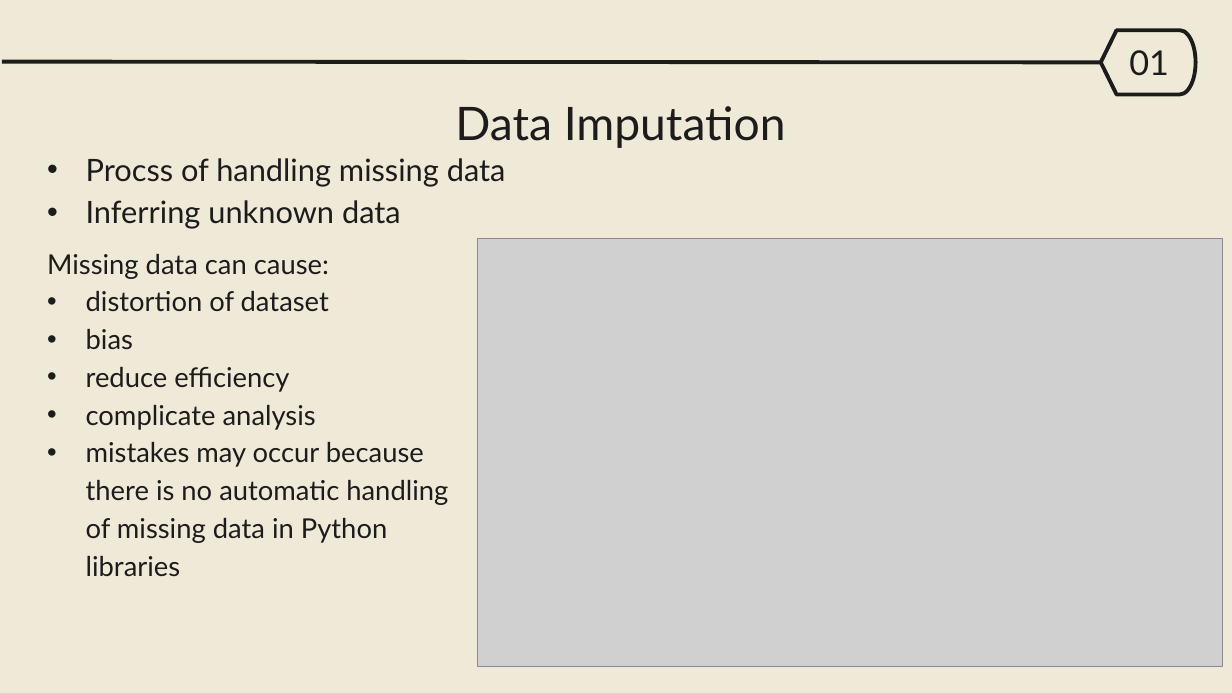
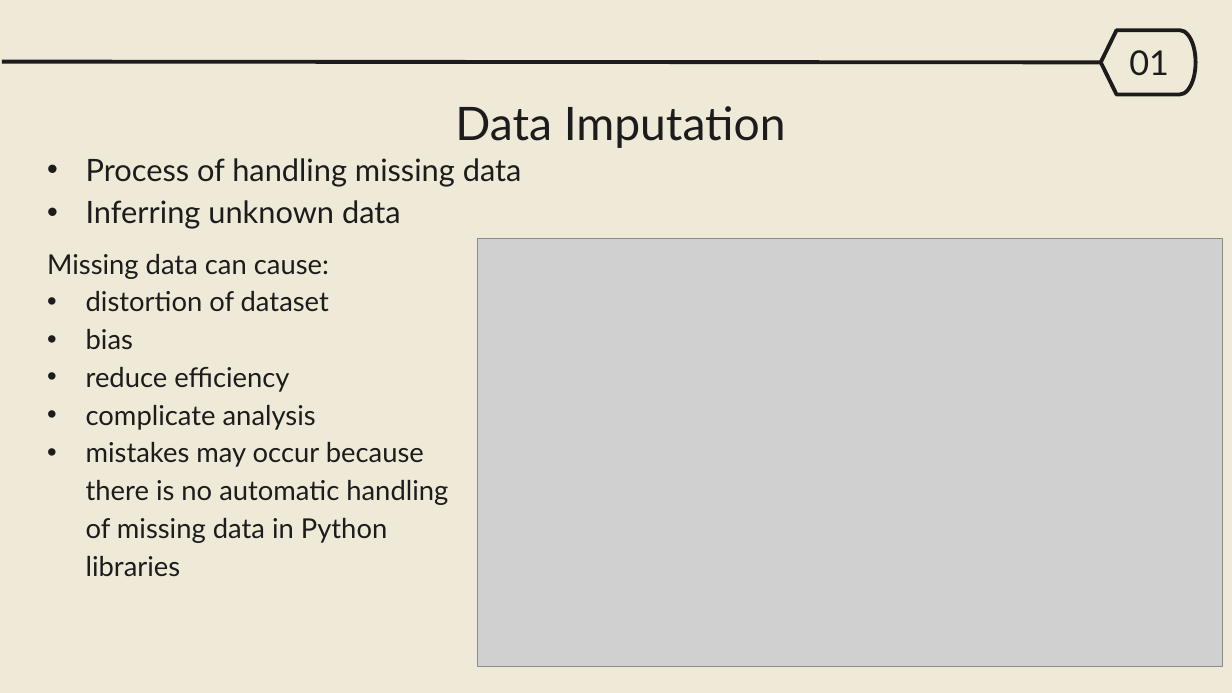
Before and after one commit to yakinamaharjan/trainee, a slide deck: slide 2 of slides/imputation&outliers.pptx. Drawn at 1232x693 pixels with LibreOffice and Linux fonts; fonts in the diff are those of the drawing; grey boxes stand for pictures. Boxes give left, top, right and bottom in pixels: in the first picture for what was removed or moved away, otherwise in the second. Text is boxed around its words. In the diff, an @@ line names an element or a change of style, - is before the commit and + after.

```diff
--- a/slides/imputation&outliers.pptx
+++ b/slides/imputation&outliers.pptx
@@ text at [86,158,522,187]: text changed @@
-• Procss of handling missing data
+• Process of handling missing data
```
Also in this commit, not shown: 1 other file.
